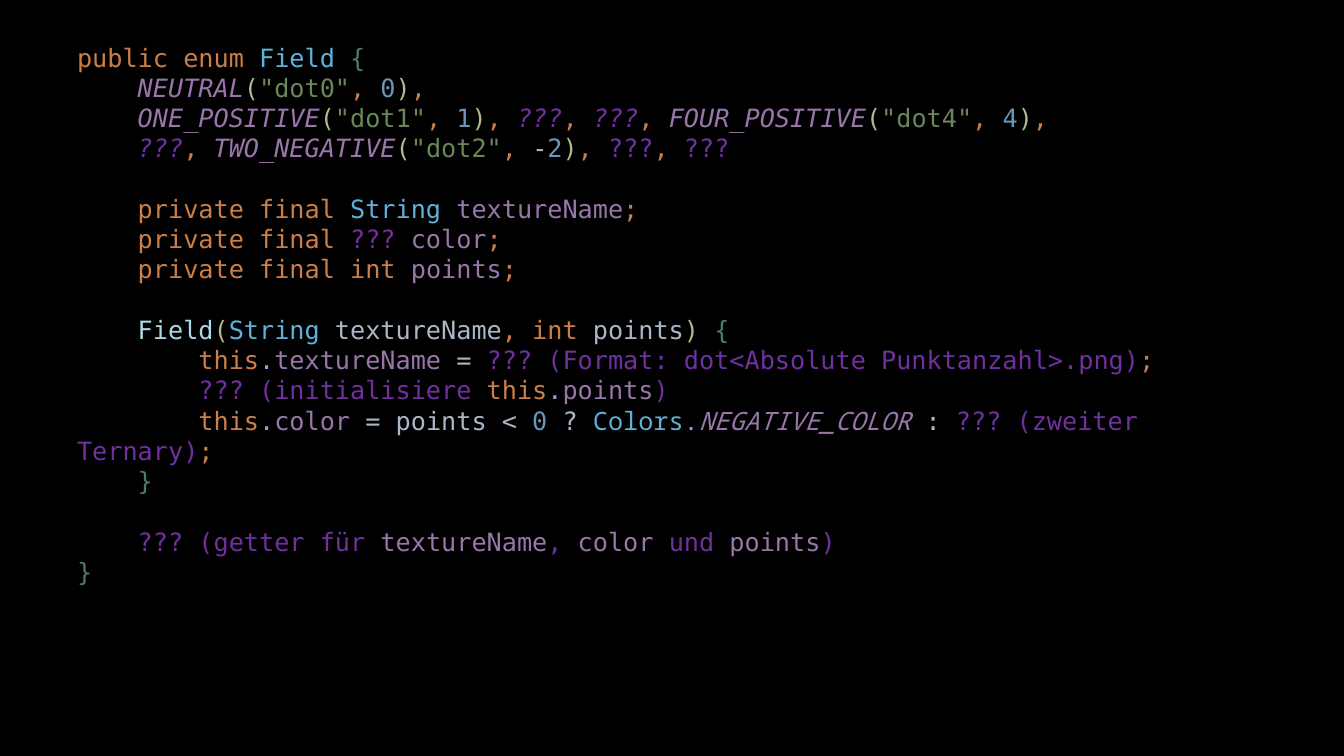
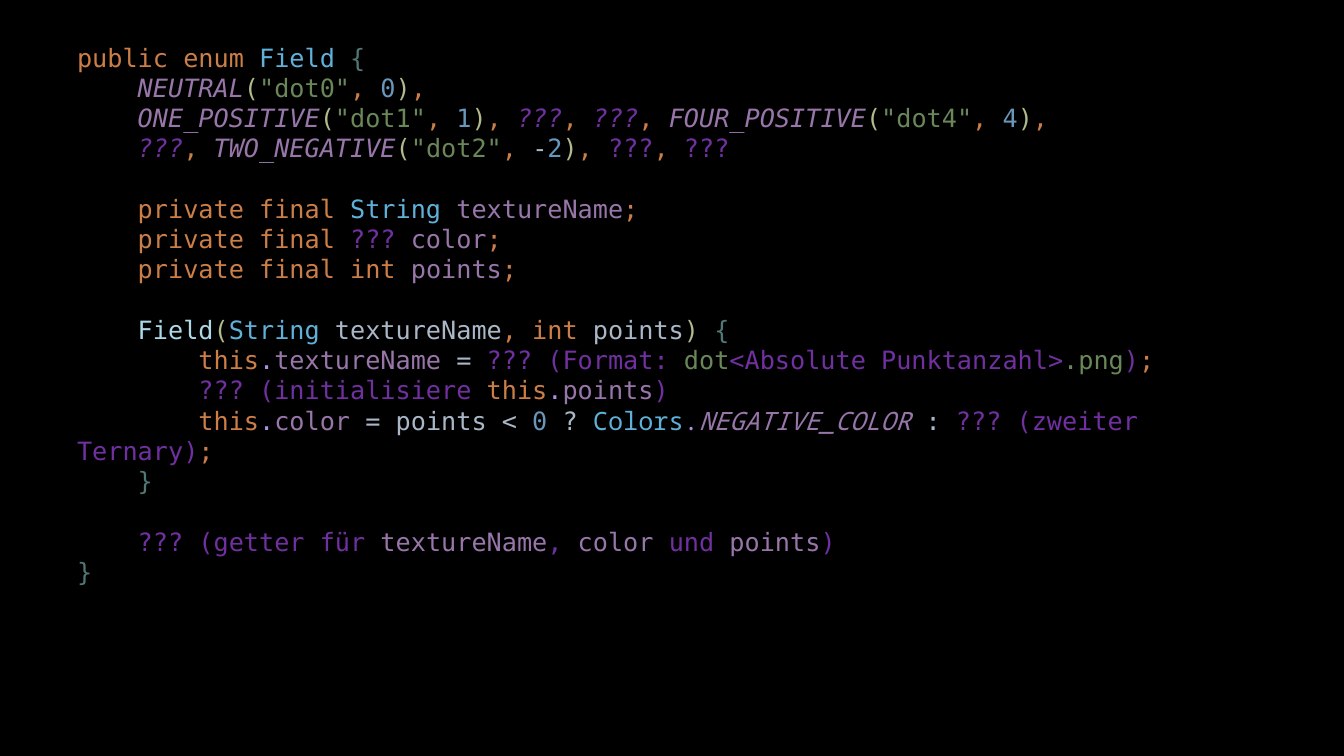
Before and after one commit to Cactusroot/Java, a slide deck: slide 4 of src/Sonstiges.pptx. Drawn at 1344x756 pixels with LibreOffice and Linux fonts; fonts in the diff are those of the drawing. Boxes give left, top, right and bottom in pixels: in the first picture for what was removed or moved away, otherwise in the second. Text is boxed around its words. In the diff, an @@ line names an element or a change of style, - is before the commit and + after.

```diff
--- a/src/Sonstiges.pptx
+++ b/src/Sonstiges.pptx
@@ text "public enum Field { NEUTRAL("dot0", ..." at [77,47,1154,557]: text colour #7030A0 to #6A8759 in "dot<Absolute Punktanzahl>.png);" @@
```
Also in this commit, not shown: 1 other slide changed, 4 other files.
